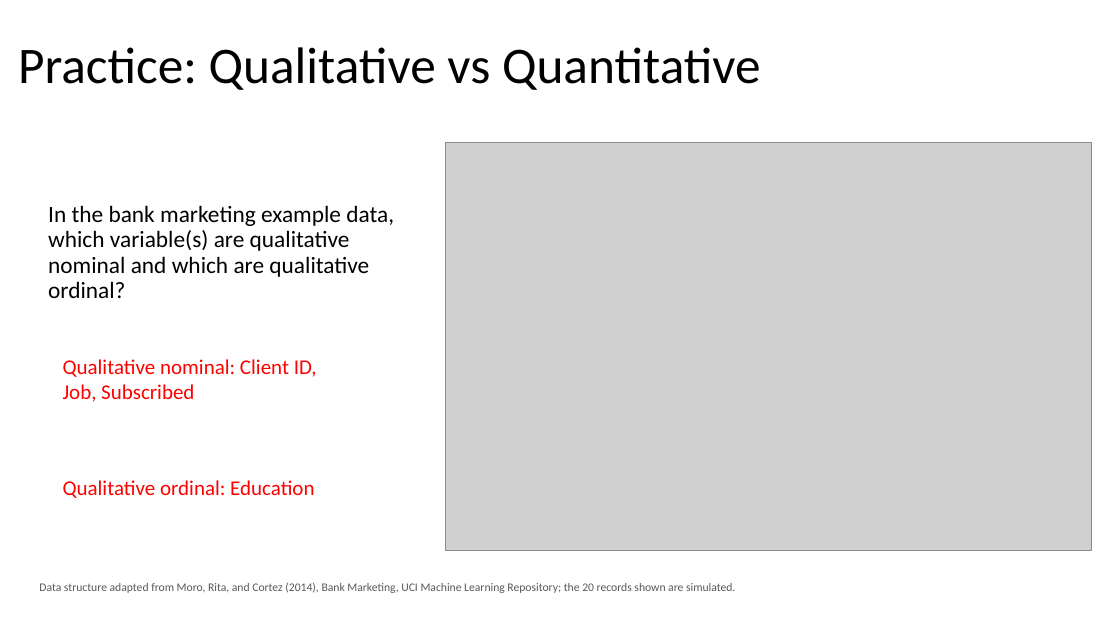
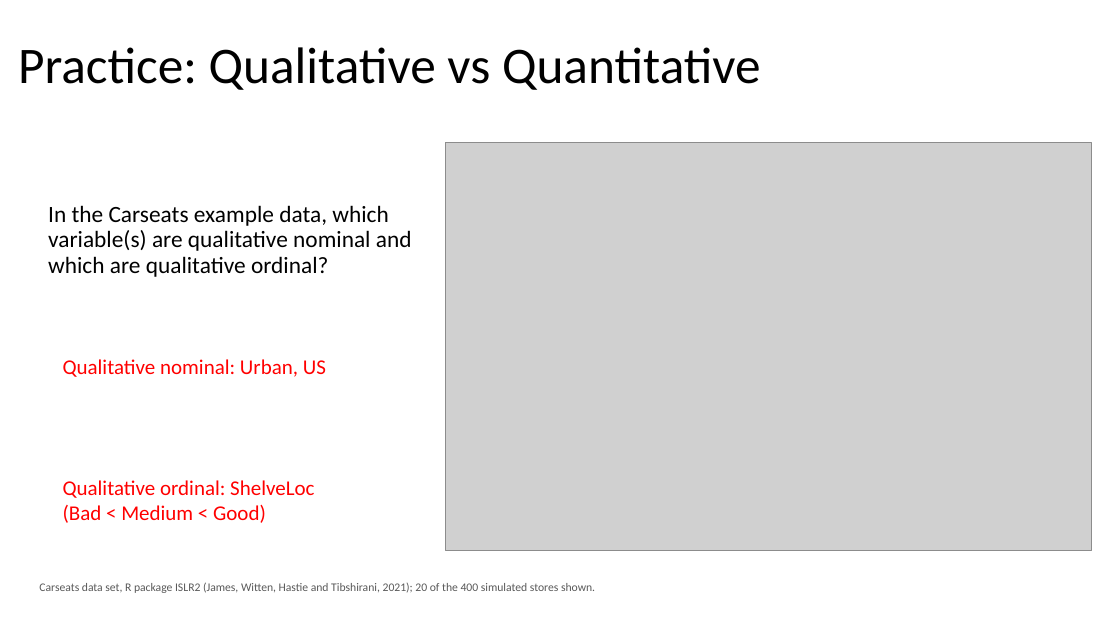
Before and after one commit to Jarred6068/Kvamme_UI_STAT251, a slide deck: slide 13 of docs/lecture_slides/Week 1/Week1_Lecture1_Slides_1_10_2024.pptx (slide 12 before the commit). Drawn at 1120x630 pixels with LibreOffice and Linux fonts; fonts in the diff are those of the drawing; grey boxes stand for pictures. Boxes give left, top, right and bottom in pixels: in the first picture for what was removed or moved away, otherwise in the second. Text is boxed around its words. In the diff, an @@ line names an element or a change of style, - is before the commit and + after.

```diff
--- a/docs/lecture_slides/Week 1/Week1_Lecture1_Slides_1_10_2024.pptx
+++ b/docs/lecture_slides/Week 1/Week1_Lecture1_Slides_1_10_2024.pptx
@@ text at [48, 205, 412, 277]: text changed @@
-In the bank marketing example data, which variable(s) are qualitative nominal and which are qualitative ordinal?
+In the Carseats example data, which variable(s) are qualitative nominal and which are qualitative ordinal?
@@ text at [63, 359, 326, 377]: text changed @@
-Qualitative nominal: Client ID, Job, Subscribed
+Qualitative nominal: Urban, US
@@ text at [63, 480, 314, 523]: text changed @@
-Qualitative ordinal: Education
+Qualitative ordinal: ShelveLoc (Bad < Medium < Good)
@@ text at [39, 582, 595, 593]: text changed @@
-Data structure adapted from Moro, Rita, and Cortez (2014), Bank Marketing, UCI Machine Learning Repository; the 20 records shown are simulated.
+Carseats data set, R package ISLR2 (James, Witten, Hastie and Tibshirani, 2021); 20 of the 400 simulated stores shown.
```
Also in this commit, not shown: 4 other slides changed, 1 slide added, 37 other files.
